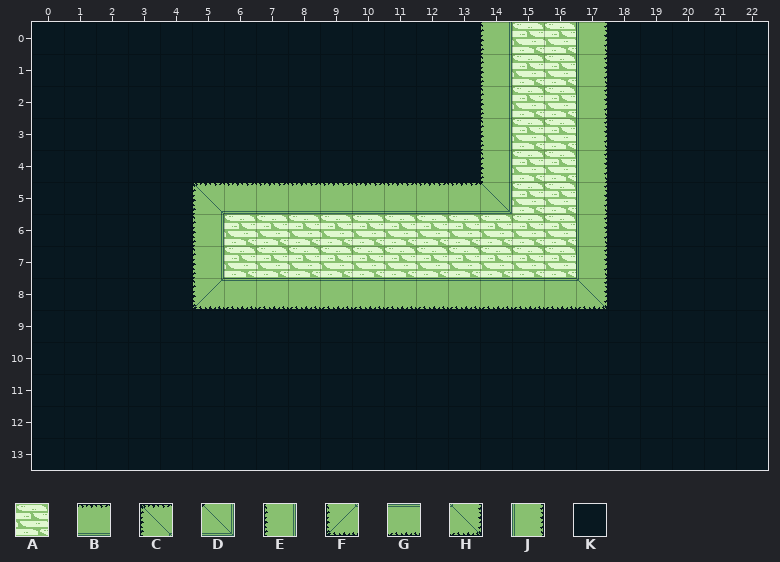
An edit to a level. Tiled map, data/slepe_tiles/slepa10.tmx. This is how it looked before the edit.
Cells are 32x32 px. Shown: x 0..22, y 0..13.
Key: from "Zdi": A 4 flipped left-right "proto-podlaha", B 5 flipped left-right "proto-zeď_v1_0", C 6 flipped left-right "proto-zeď_v1_1", D 7 flipped left-right "proto-zeď_v1_2", E 8 flipped left-right "proto-zeď_v1_3", F 9 flipped left-right "proto-zeď_v1_4", G 11 flipped left-right "proto-zeď_v1_6", H 12 flipped left-right "proto-zeď_v1_7", J 14 flipped left-right "proto-zeď_v1_9", K 17 "void".
_ is an empty cell.
Layer "Vrstva dlaždic 1" before, first column x 0:
 0 KKKKKKKKKKKKKKEAAJKKKKK
 1 KKKKKKKKKKKKKKEAAJKKKKK
 2 KKKKKKKKKKKKKKEAAJKKKKK
 3 KKKKKKKKKKKKKKEAAJKKKKK
 4 KKKKKKKKKKKKKKEAAJKKKKK
 5 KKKKKCBBBBBBBBDAAJKKKKK
 6 KKKKKEAAAAAAAAAAAJKKKKK
 7 KKKKKEAAAAAAAAAAAJKKKKK
 8 KKKKKFGGGGGGGGGGGHKKKKK
 9 KKKKKKKKKKKKKKKKKKKKKKK
10 KKKKKKKKKKKKKKKKKKKKKKK
11 KKKKKKKKKKKKKKKKKKKKKKK
12 KKKKKKKKKKKKKKKKKKKKKKK
13 KKKKKKKKKKKKKKKKKKKKKKK
New version:
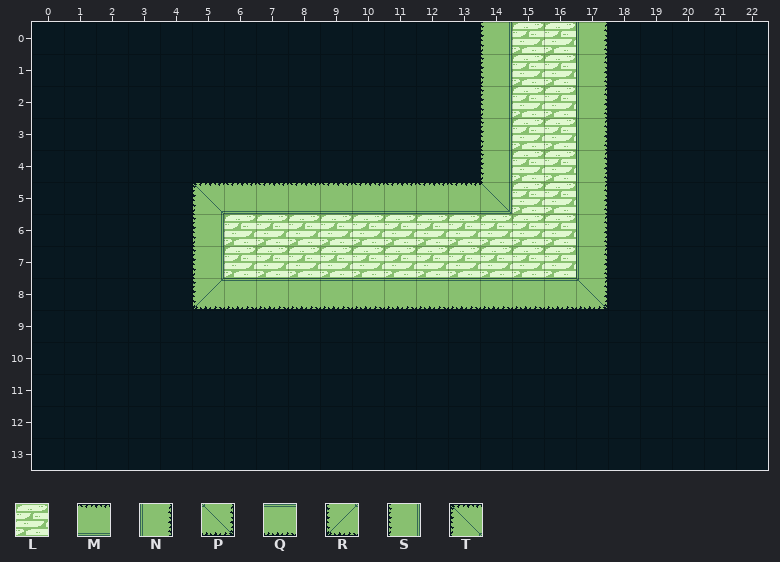
Further tiles: from "Zdi": L 4 "proto-podlaha", M 5 "proto-zeď_v1_0", N 8 "proto-zeď_v1_3", P 9 "proto-zeď_v1_4", Q 11 "proto-zeď_v1_6", R 12 "proto-zeď_v1_7", S 14 "proto-zeď_v1_9", T 15 "proto-zeď_v1_10".
The exact change:
Layer "Vrstva dlaždic 1":
y 0..4: x 14..17 EAAJ -> SLLN
y 5: x 5..13 CBBBBBBBB -> TMMMMMMMM; x 15..17 AAJ -> LLN
y 6..7: x 5..17 EAAAAAAAAAAAJ -> SLLLLLLLLLLLN
y 8: x 5..17 FGGGGGGGGGGGH -> RQQQQQQQQQQQP
Pixel boxes of the changes (left, top, right, bottom) in both pictures:
changed: (193, 22, 607, 309)
